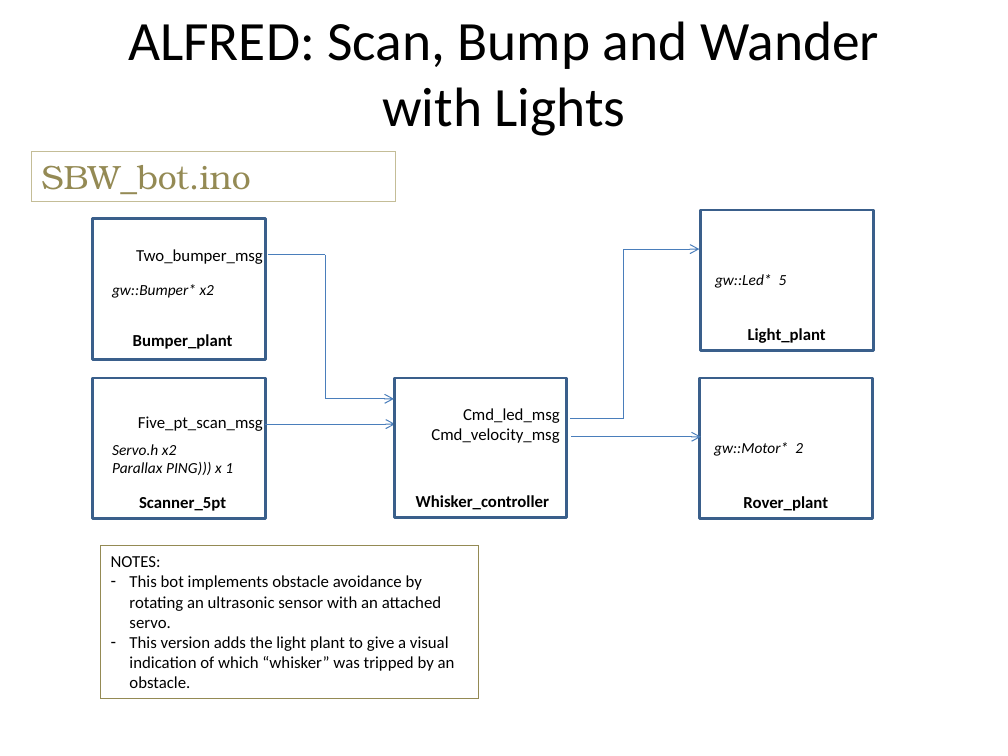
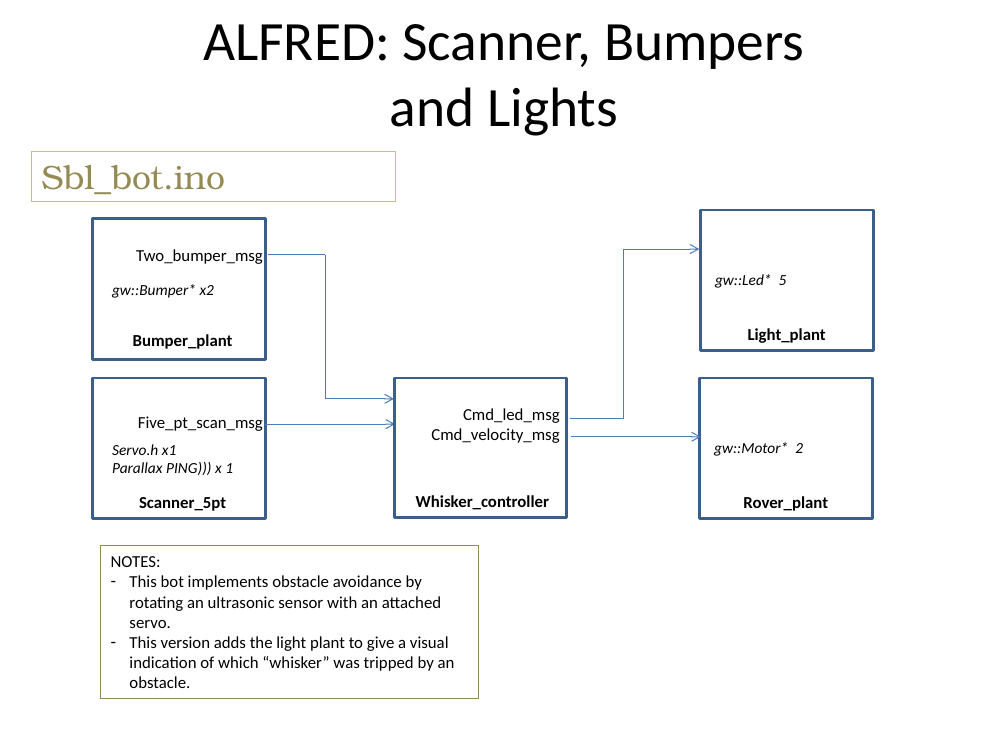
Before and after one commit to zacsketches/Alfred, a slide deck: slide 5 of System_diagrams.pptx. Drawn at 1008x756 pixels with LibreOffice and Linux fonts; fonts in the diff are those of the drawing. Boxes give left, top, right and bottom in pixels: in the first picture for what was removed or moved away, otherwise in the second. Text is boxed around its words. In the diff, an @@ line names an element or a change of style, - is before the commit and + after.

```diff
--- a/System_diagrams.pptx
+++ b/System_diagrams.pptx
@@ title at box(203, 24, 804, 136): text changed @@
-ALFRED: Scan, Bump and Wander
-with Lights
+ALFRED: Scanner, Bumpers
+and Lights
@@ text in rectangle at box(41, 165, 224, 194): text changed @@
-SBW_bot.ino
+Sbl_bot.ino
@@ text at box(112, 444, 176, 455): text changed @@
-Servo.h x2
+Servo.h x1
```
Also in this commit, not shown: 2 other slides changed, 7 other files.
